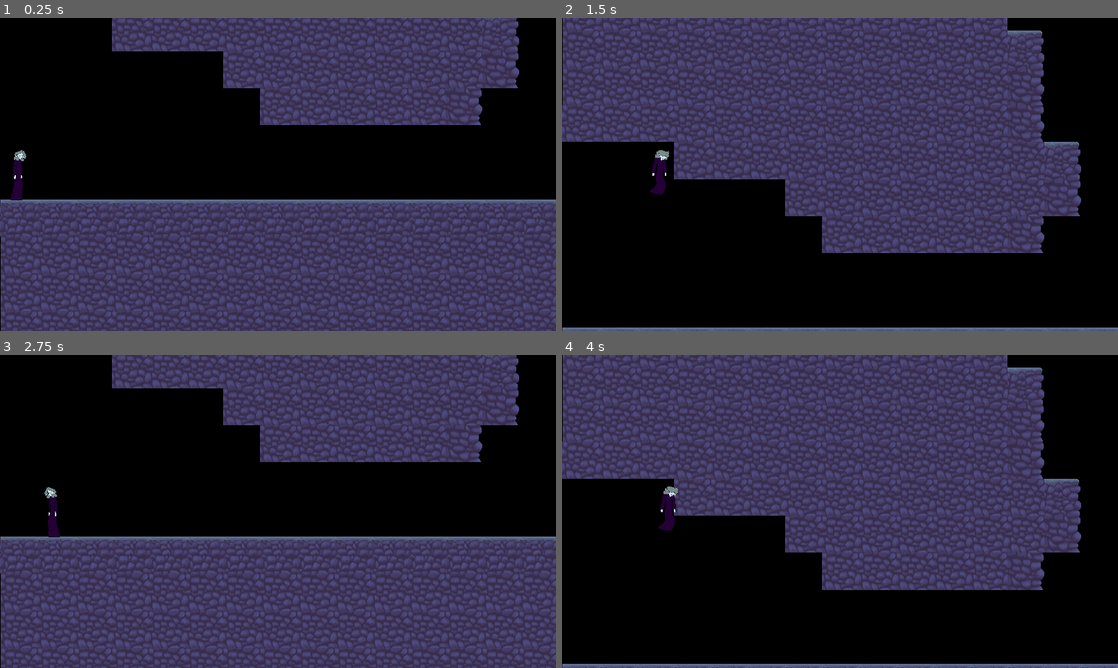
Above: before the commit, frames 1-4 (two rows, left to right).
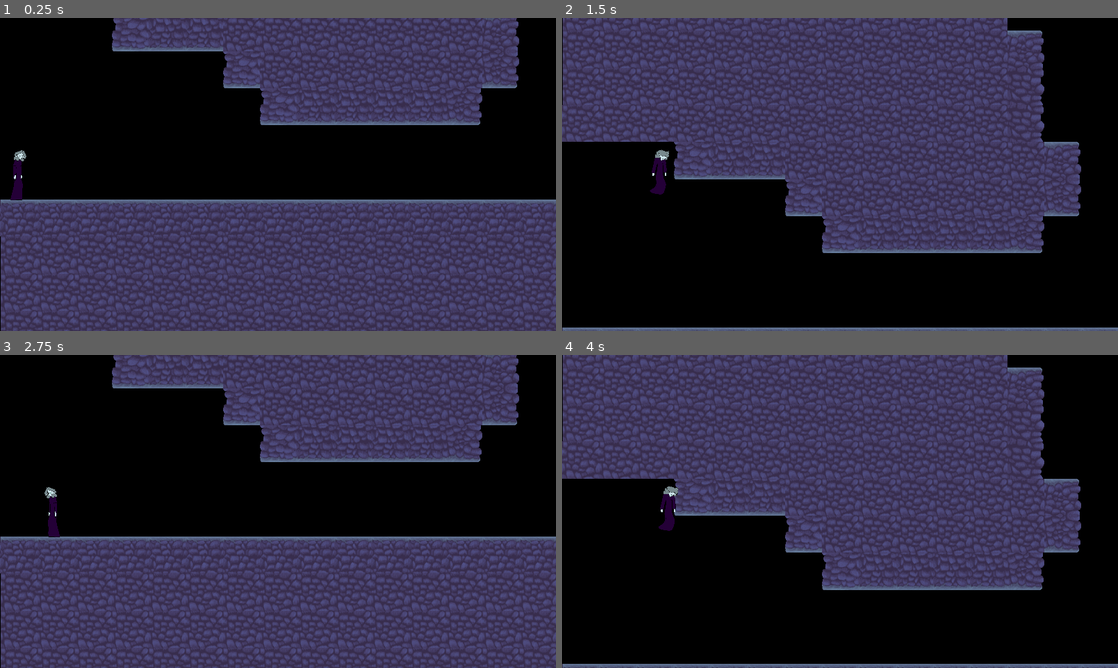
Above: after the commit, the same moments.

Repository: paigeweber13/19
Game: Godot game, scene res://levels/02.tscn
The game is run twice, just before and just after one commit, with the same random seed, the same clock (stepped at 60 frames per second) and the same inputs. The project has no main scene, so this scene is started directly.
Inputs:
- Up to frame 1 (0.25 s): no input
- Up to frame 2 (1.5 s): tap Enter (ui_accept) at 0.5, 0.77 s; hold Right (ui_right) from 0.53 s (still down)
- Up to frame 3 (2.75 s): tap Enter (ui_accept) at 1.52 s; release Right (ui_right) at 2.03 s; hold Left (ui_left) from 2.03 s (still down)
- Up to frame 4 (4 s): release Left (ui_left) at 2.78 s; hold Right (ui_right) from 2.78 s (still down); tap Enter (ui_accept) at 3.02, 3.77 s

The runs differ from the first frame. In frame 1, 2.8% of the frame differs, in the area x 20-94%, y 0-35%; in frame 2, 2.8%, in the area x 20-94%, y 39-76%; in frame 3, 2.8%; in frame 4, 2.8%.

Commit message:
added some upside-down tiles

Diff:
--- a/levels/02.tscn
+++ b/levels/02.tscn
@@ -10,7 +10,7 @@
 tile_set = ExtResource( 1 )
 cell_size = Vector2( 256, 256 )
 format = 1
-tile_data = PoolIntArray( -851964, 2, 0, -786428, 2, 0, -720 …(30615 unchanged characters)…  5374001, 2, 0, 5505022, 2, 0, 5439491, 2, 0, 5439492, 2, 0, 5439493, 2, 0, 5439494, 2, 0, 5439495, 2, 0, 5439496, 2, 0, 5439497, 2, 0, 5439498, 2, 0, 5439499, 2, 0, 5439500, 2, 0, 5439501, 6, 0, 5439530, 2, 0, 5439531, 2, 0, 5439532, 2, 0, 5439533, 2, 0, 5439534, 2, 0, 5439535, 2, 0, 5439536, 2, 0, 5439537, 2, 0, 5570557, 2, 0, 5505030, 2, 0, 5505031, 2, 0, 5505032, 2, 0, 5505033, 2, 0, 5505034, 2, 0, 5505035, 2, 0, 5505036, 2, 0, 5505037, 3, 0, 5505066, 2, 0, 5505067, 2, 0, 5505068, 2, 0, 5505069, 2, 0, 5505070, 2, 0, 5505071, 2, 0, 5505072, 2, 0, 5505073, 2, 0, 5636093, 2, 0, 5570567, 2, 0, 5570568, 2, 0, 5570569, 2, 0, 5570570, 2, 0, 5570571, 2, 0, 5570572, 3, 0, 5570578, 7, 0, 5570579, 8, 0, 55705 …(3100 unchanged characters)…
+tile_data = PoolIntArray( -851964, 2, 0, -786428, 2, 0, -720 …(30615 unchanged characters)…  5374001, 2, 0, 5505022, 2, 0, 5439491, 1073741828, 0, 5439492, 1073741829, 0, 5439493, 1073741829, 0, 5439494, 2, 0, 5439495, 2, 0, 5439496, 2, 0, 5439497, 2, 0, 5439498, 2, 0, 5439499, 2, 0, 5439500, 2, 0, 5439501, 6, 0, 5439530, 2, 0, 5439531, 2, 0, 5439532, 2, 0, 5439533, 2, 0, 5439534, 2, 0, 5439535, 2, 0, 5439536, 2, 0, 5439537, 2, 0, 5570557, 2, 0, 5505030, 1073741828, 0, 5505031, 2, 0, 5505032, 2, 0, 5505033, 2, 0, 5505034, 2, 0, 5505035, 2, 0, 5505036, 2, 0, 5505037, 1073741830, 0, 5505066, 2, 0, 5505067, 2, 0, 5505068, 2, 0, 5505069, 2, 0, 5505070, 2, 0, 5505071, 2, 0, 5505072, 2, 0, 5505073, 2, 0, 5636093, 2, 0, 5570567, 1073741828, 0, 5570568, 1073741829, 0, 5570569, 1073741829, 0, 5570570, 1073741829, 0, 5570571, 1073741829, 0, 5570572, 1073741830, 0, 5570578, 7, 0, 5570579, 8, 0, 55705 …(3100 unchanged characters)…
 script = ExtResource( 2 )
 
 [node name="player" parent="." instance=ExtResource( 3 )]
